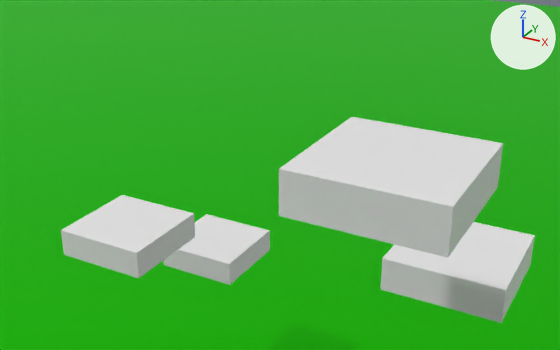
One commit to the glTF model assets/Untitled.glb: the scene before it, then after it.
Before and after are seen from a camera (50 mm lens) standing at (10.58, -19.23, 14.02) and looking at (3.98, -7.23, 8.02). Every picture has the same lights, and +X, +Y and +Z are marked at upper right. Where no turn or scale is listed for an object, it has been applied to the vertices.
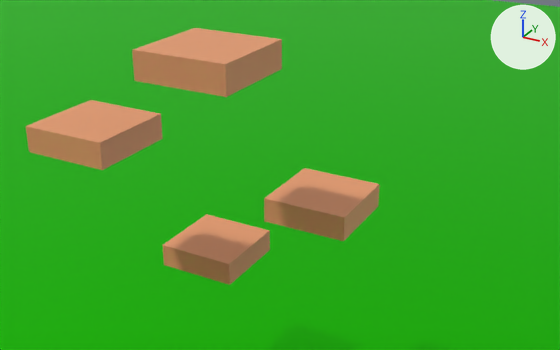
Location of each change, (x1, y1, x2, y2) in pixels of the pictures (560 x 350 px):
'Cube.003', recoloured, moved: before (279, 117, 503, 258); after (132, 28, 282, 97)
'Cube.002', recoloured, moved: before (381, 222, 535, 323); after (26, 100, 163, 170)
'Cube.001', recoloured, moved: before (61, 195, 195, 278); after (264, 168, 380, 241)
'Cube', recoloured (white to orange): (163, 214, 270, 285) in both

The change in detail:
Material 'Material.005' (mat_material_005) is new.
Its base color is (0.8, 0.334, 0.157) (orange #e79c6e).
Material 'Material.004' (mat_material_004) is new.
Its base color is (0.8, 0.334, 0.157) (orange #e79c6e).
Material 'Material.003' (mat_material_003) is new.
Its base color is (0.8, 0.334, 0.157) (orange #e79c6e).
Material 'Material' (mat_material) is new.
Its base color is (0.8, 0.334, 0.157) (orange #e79c6e).
me_cube has 8 vertices, 12 faces and spans x -1.0..1.0, y -1.0..1.0, z -0.29..0.29.
me_cube now uses material mat_material (orange #e79c6e).
me_cube_001 has 8 vertices, 12 faces and spans x -1.0..1.0, y -1.0..1.0, z -0.29..0.29.
me_cube_001 now uses material mat_material_003 (orange #e79c6e).
me_cube_002 has 8 vertices, 12 faces and spans x -1.0..1.0, y -1.0..1.0, z -0.29..0.29.
me_cube_002 now uses material mat_material_004 (orange #e79c6e).
me_cube_003 has 8 vertices, 12 faces and spans x -1.0..1.0, y -1.0..1.0, z -0.29..0.29.
me_cube_003 now uses material mat_material_005 (orange #e79c6e).
Object 'Cube.001' (ob_cube_001) moves from (0.57, -7.75, 6.11) to (3.57, -4.4, 6.15).
Object 'Cube.002' (ob_cube_002) moves from (7.72, -7.75, 7.41) to (-0.43, -7.4, 8.15).
Object 'Cube.003' (ob_cube_003) moves from (7.72, -11.23, 10.3) to (2.57, -7.4, 10.15).
